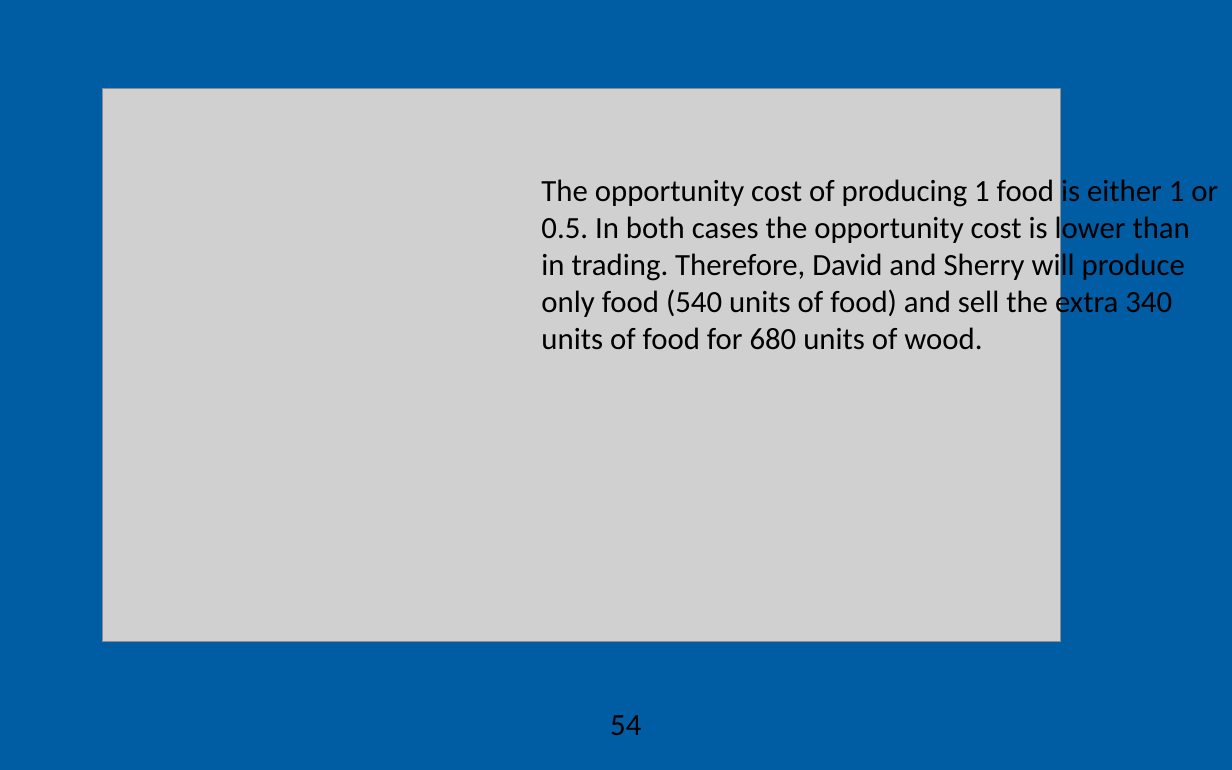
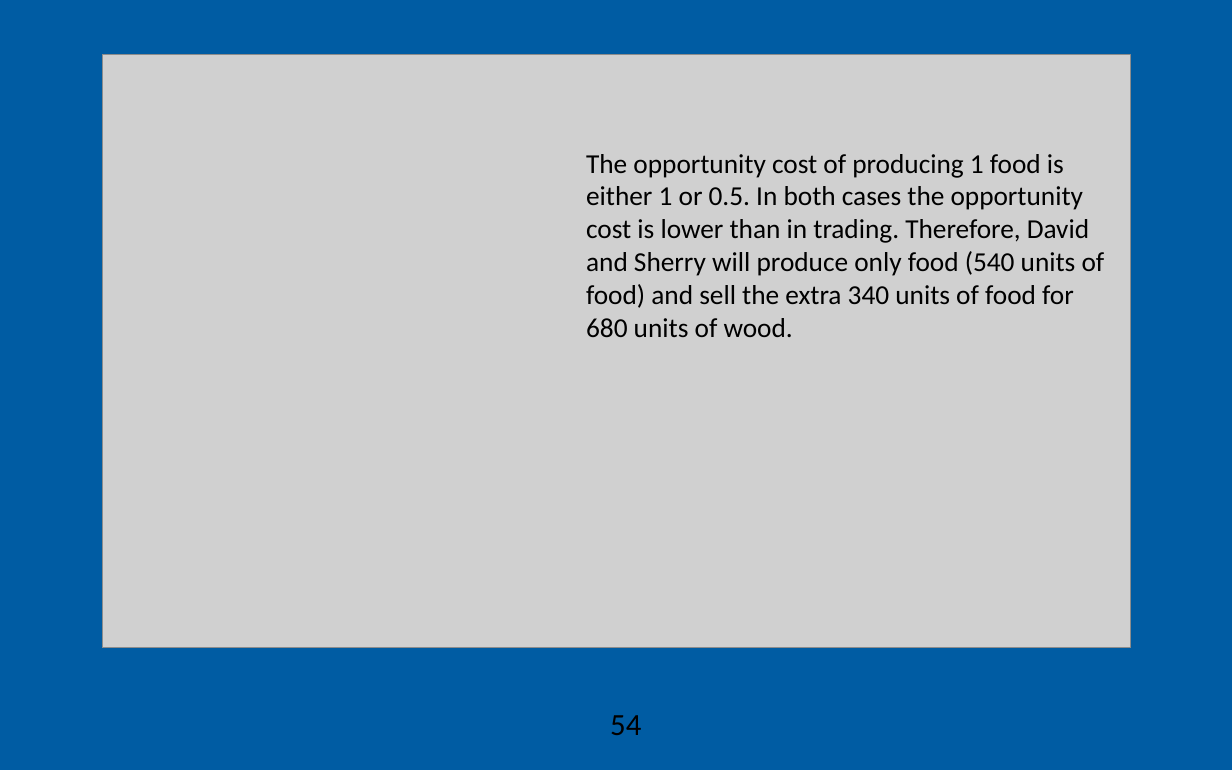
Before and after one commit to AEGDDI/idr305, a slide deck: slide 54 of lectures/L2.pptx. Drawn at 1232x770 pixels with LibreOffice and Linux fonts; fonts in the diff are those of the drawing; grey boxes stand for pictures; background and template pictures are left out. Boxes give left, top, right and bottom in pixels: in the first picture for what was removed or moved away, otherwise in the second. Text is boxed around its words. In the diff, an @@ line names an element or a change of style, - is before the commit and + after.

```diff
--- a/lectures/L2.pptx
+++ b/lectures/L2.pptx
@@ picture: place and size @@
-picture at bbox=[102, 89, 1061, 642]
+picture at bbox=[102, 54, 1131, 647]
@@ text "The opportunity cost of producing ...": place and size @@
-text "The opportunity cost of producing ..." at bbox=[541, 179, 1218, 350]
+text "The opportunity cost of producing ..." at bbox=[586, 154, 1105, 337]
@@ text "The opportunity cost of producing ..." at bbox=[586, 154, 1105, 337]: size 18 to 16 pt @@
```
Also in this commit, not shown: 5 other slides changed, 3 other files.
